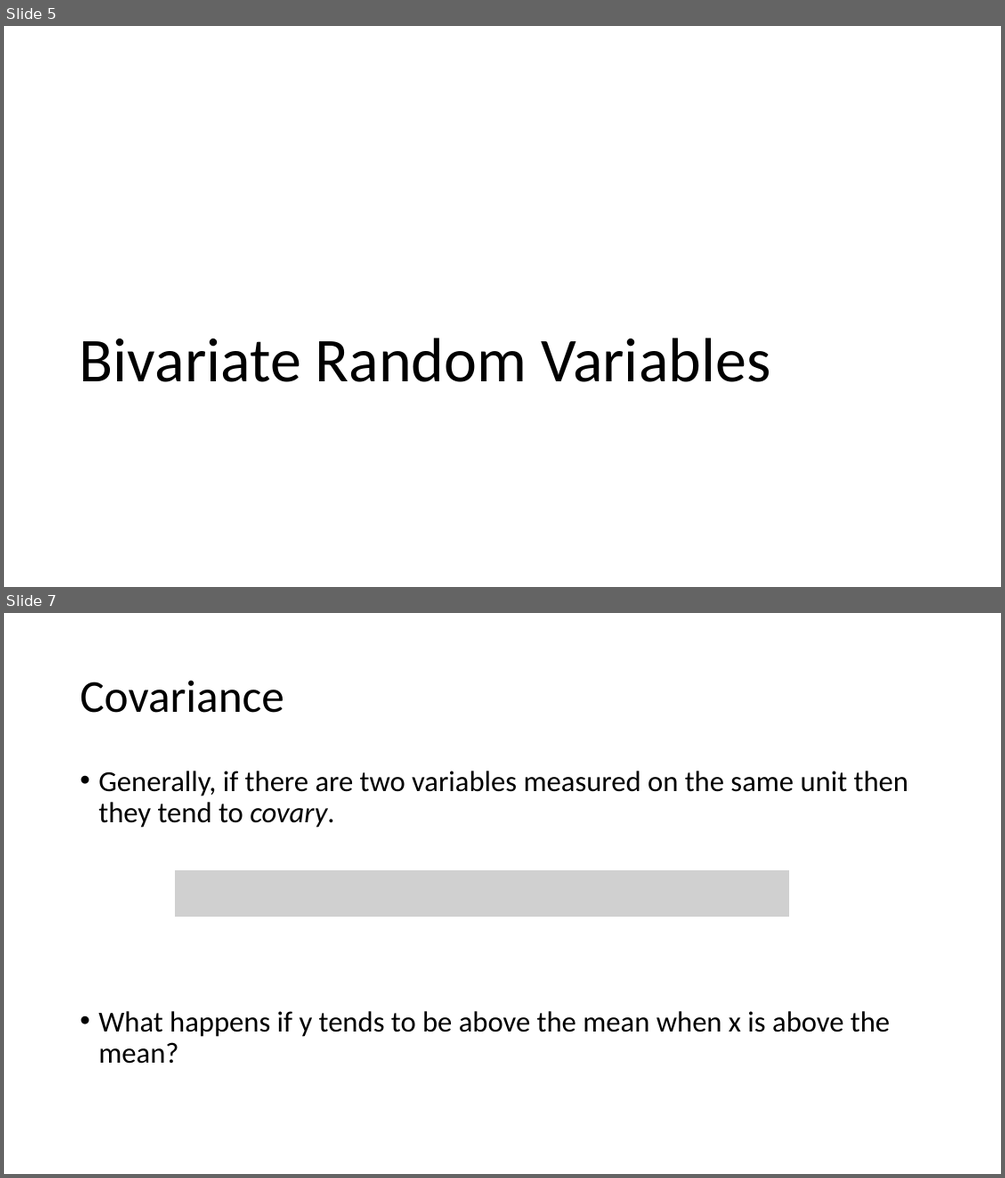
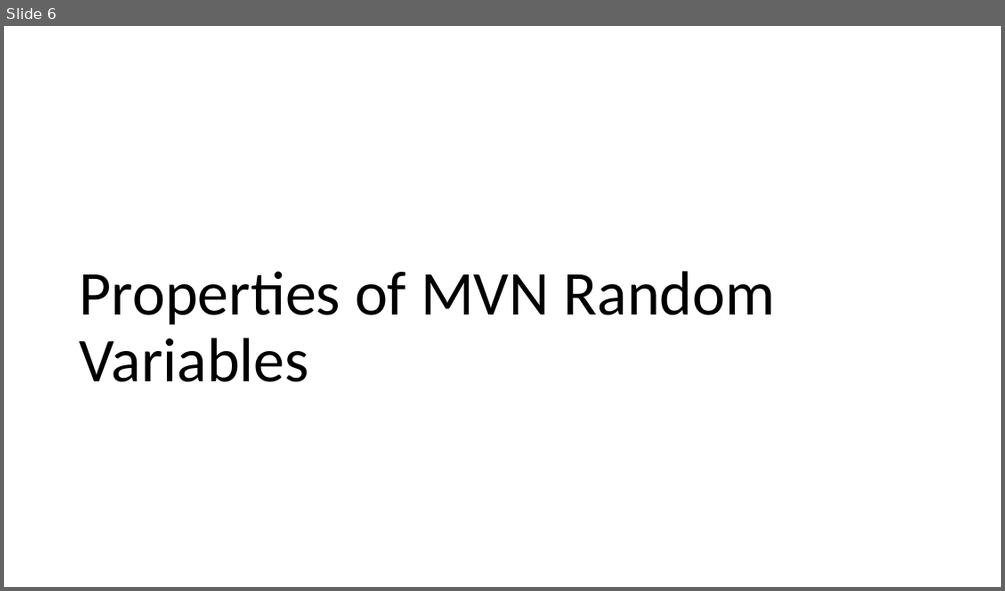
Before and after one commit to hunter-stats/stat717-class-materials, a slide deck: Class 03 Multivariate Normal Distribution.pptx. Shown one above the other, each under a label of ours: slides 5 and 7 before the commit, slide 6 after it; the slides between them are not shown. The pictures are 1005x1178 and 1005x591 pixels, drawn with LibreOffice and Linux fonts; fonts in the diff are those of the drawing; grey boxes stand for pictures. Boxes give left, top, right and bottom in pixels: in the first picture for what was removed or moved away, otherwise in the second. Text is boxed around its words. In the diff, an @@ line names an element or a change of style, - is before the commit and + after.

```diff
--- a/Class 03 Multivariate Normal Distribution.pptx
+++ b/Class 03 Multivariate Normal Distribution.pptx
@@ slide 7 removed at (4,613,1001,1174), background #FFFFFF @@
@@ title removed at (80,680,284,713) @@
-Covariance
@@ text removed at (98,771,908,1063) @@
-• Generally, if there are two variables measured on the same unit then they tend to covary.
-• What happens if y tends to be above the mean when x is above the mean?
@@ picture removed at (175,870,789,916) @@
@@ what was slide 5 is now slide 6 @@
@@ slide 6 changed as well @@
@@ title at (80,271,776,382): text changed @@
-Bivariate Random Variables
+Properties of MVN Random Variables
```
Also in this commit, not shown: 3 other slides changed, 23 slides added, 24 other slides removed, 3 other files.
